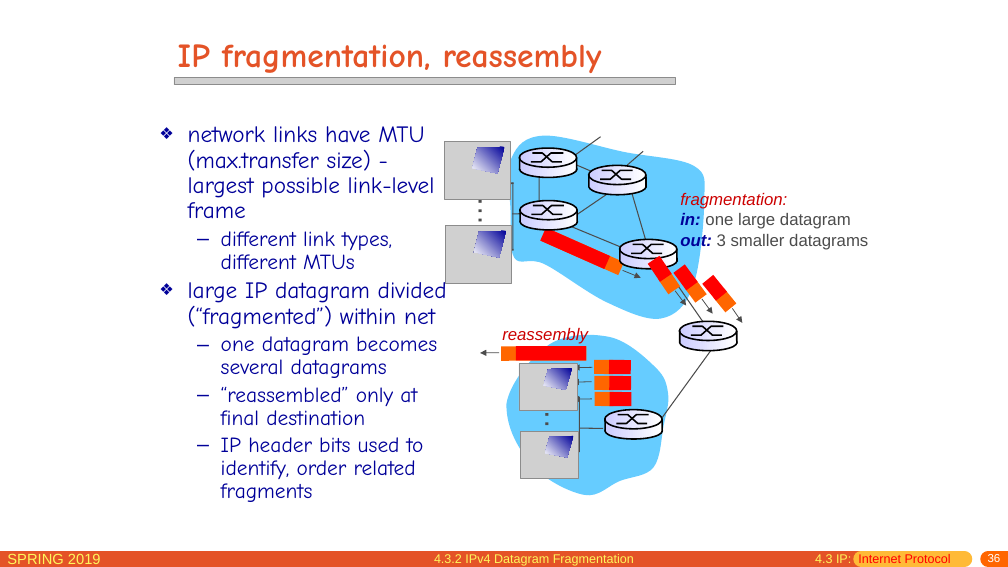
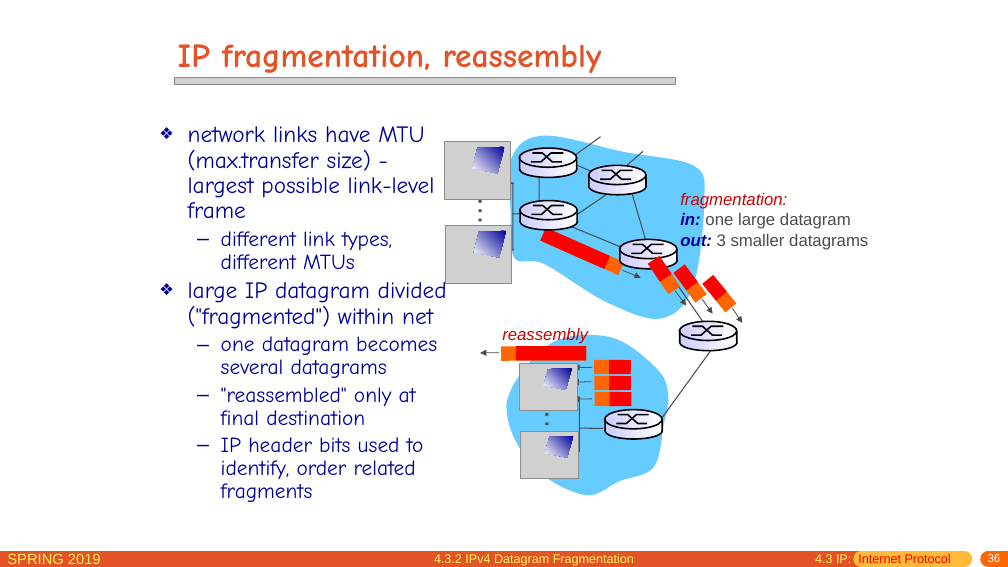
Before and after one commit to jichenghu/PPT_networkDistributed, a slide deck: slide 36 of chapter4.pptx. Drawn at 1008x567 pixels with LibreOffice and Linux fonts; fonts in the diff are those of the drawing; grey boxes stand for pictures. Boxes give left, top, right and bottom in pixels: in the first picture for what was removed or moved away, otherwise in the second. Text is boxed around its words. In the diff, an @@ line names an element or a change of style, - is before the commit and + after.

```diff
--- a/chapter4.pptx
+++ b/chapter4.pptx
@@ text at (188,279,447,329): text changed @@
-❖ large IP datagram divided (“fragmented”) within net
+❖ large IP datagram divided ("fragmented") within net
@@ text at (221,387,416,426): text changed @@
-  – “reassembled” only at final destination
+  – "reassembled" only at final destination
```
Also in this commit, not shown: 28 other slides changed, 8 slides added.
